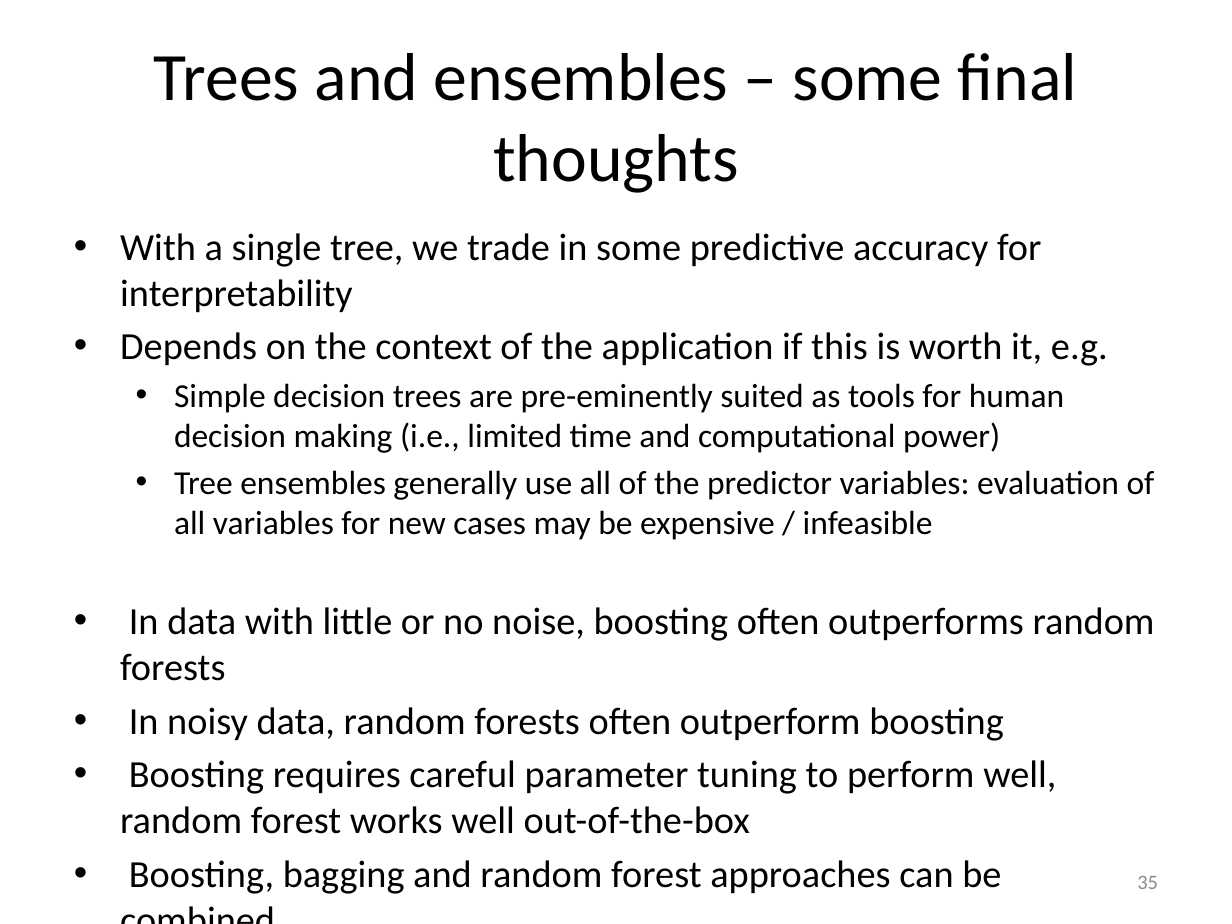
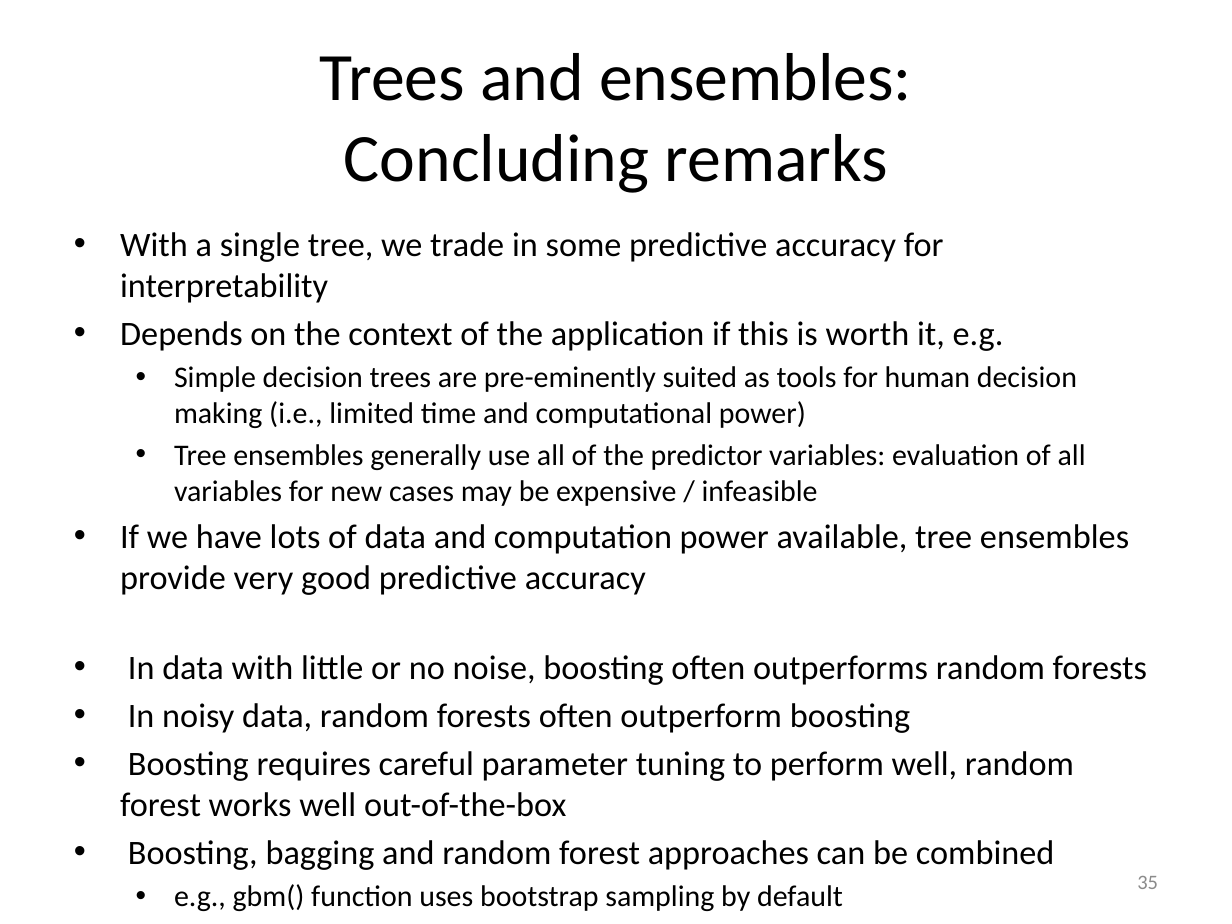
Before and after one commit to marjoleinF/IOPS-SLP, a slide deck: slide 35 of IOPS - trees & ensembles.pptx. Drawn at 1232x924 pixels with LibreOffice and Linux fonts; fonts in the diff are those of the drawing. Boxes give left, top, right and bottom in pixels: in the first picture for what was removed or moved away, otherwise in the second. Text is boxed around its words. In the diff, an @@ line names an element or a change of style, - is before the commit and + after.

```diff
--- a/IOPS - trees & ensembles.pptx
+++ b/IOPS - trees & ensembles.pptx
@@ title at <box>320,53,912,193</box>: text changed @@
-Trees and ensembles – some final thoughts
+Trees and ensembles:
+Concluding remarks
@@ text at <box>120,232,1147,870</box>: size 22.4 to 20 pt in "With a single tree, we trade in ...", "Depends on the context of the application ...", "In data with little or no noise, ...", "In noisy data, random forests often outperform ..." and 2 more places; size 19.6 to 17.5 pt in "Simple decision trees are pre-eminently suited as ...", "Tree ensembles generally use all of the ...", "e.g., gbm() function uses bootstrap sampling by ..." @@
@@ text at <box>120,524,1129,595</box>: paragraph added @@
+• If we have lots of data and computation power available, tree ensembles provide very good predictive accuracy
```
Also in this commit, not shown: 5 other slides changed, 1 other file.
